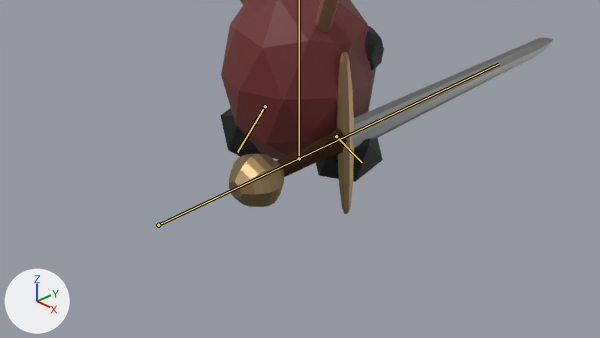
Two versions of the Blender file public/models/azuki_king.blend, one commit apart.
Before and after are seen from the file's camera 'Camera'. Arrows for +X, +Y and +Z are at lower left; the lights stay in place. Both versions are drawn at frame 22 of the action 'Walk'; the numbers are the values there. The bones that bend it are drawn over the model as lines.

In view in the first picture: 'Body', 'Eye.R', 'Leg.L', 'Leg.R', 'Spear'.
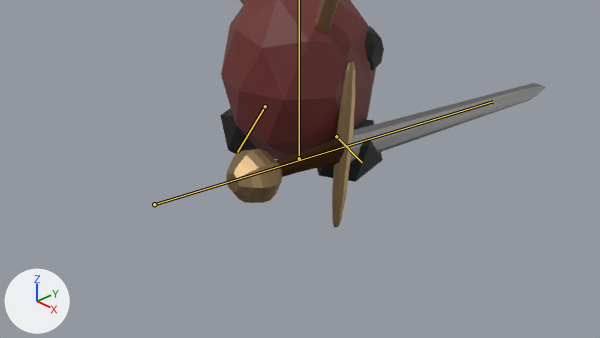
Commit message: Amend walk cycle again

What differs and where, as boxes (x1, y1, x2, y2) in the pictures (600 x 338 px):
```json
{"object": "Spear", "change": "posed", "before": [229, 38, 554, 214], "after": [226, 61, 546, 228]}
{"bone": "Spear", "before": "(158, 225) to (498, 64)", "after": "(154, 204) to (493, 101)"}
```

Edits to the scene script, one JSON object a line:
```json
{"block": "bone_spear", "where": "bone_spear = bpy.data.objects['Armature'].pose.bones['Spear']"}
{"op": "set", "path": "bone_spear.location", "old": "(0.0, -0.94, -0.7)", "new": "(0.0, -0.97, -0.45)"}
{"op": "set", "path": "bone_spear.rotation_quaternion", "old": "(1.0, 0.026, 0.0, 0.0)", "new": "(0.999, -0.043, 0.0, 0.0)", "note": "degrees (3, 0, 0) -> degrees (-5, 0, 0)"}
```
